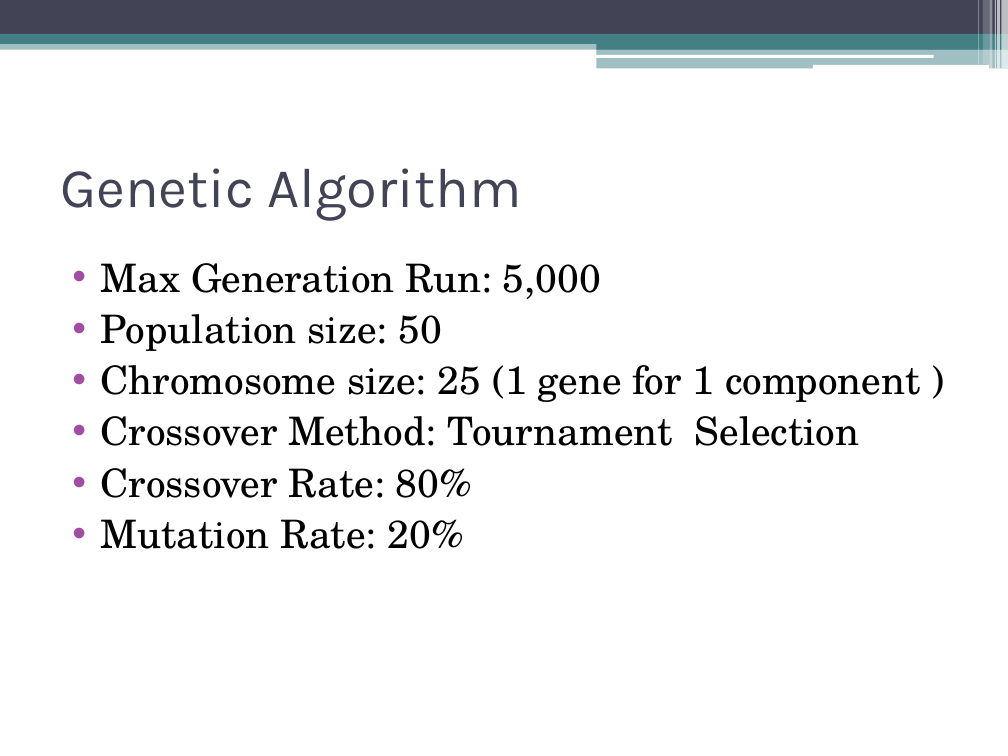
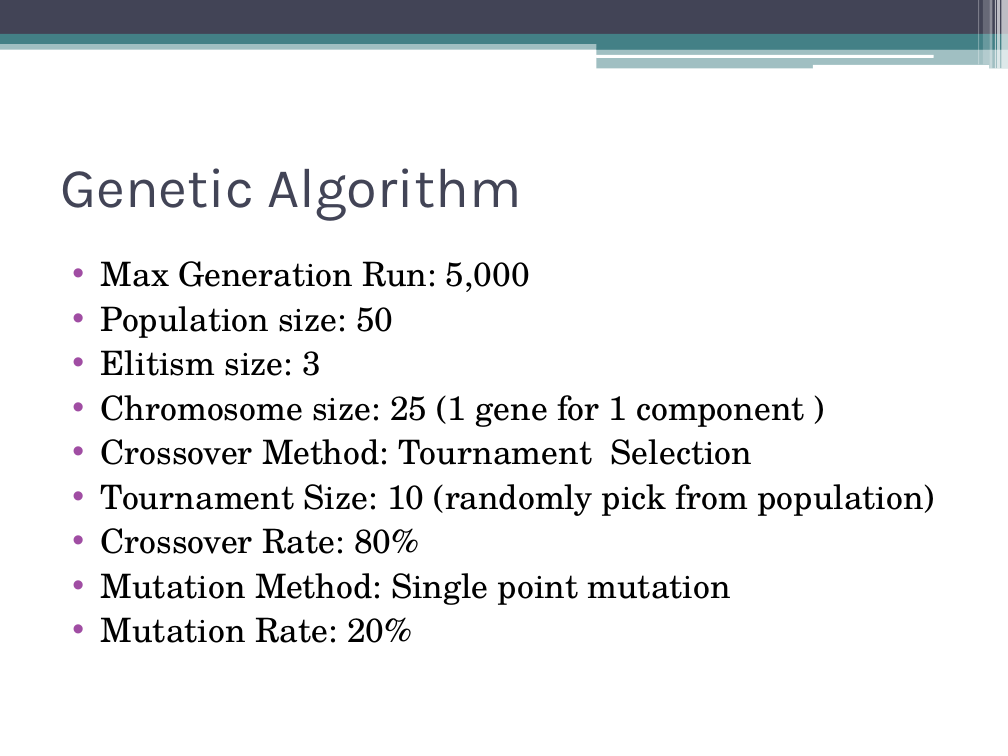
Before and after one commit to spicydog/CPE614-Component-Allocation-GA, a slide deck: slide 11 of Presentation.pptx. Drawn at 1008x756 pixels with LibreOffice and Linux fonts; fonts in the diff are those of the drawing. Boxes give left, top, right and bottom in pixels: in the first picture for what was removed or moved away, otherwise in the second. Text is boxed around its words. In the diff, an @@ line names an element or a change of style, - is before the commit and + after.

Commit message:
Update presentation

```diff
--- a/Presentation.pptx
+++ b/Presentation.pptx
@@ text at [101, 261, 805, 643]: size 28 to 24 pt in "Max Generation Run: 5,000", "Population size: 50", "Chromosome size: 25 (1 gene for 1 ...", "Crossover Method: Tournament Selection" and 2 more places @@
@@ text at [101, 350, 321, 376]: paragraph added @@
+• Elitism size: 3
@@ text at [101, 484, 935, 516]: paragraph added @@
+• Tournament Size: 10 (randomly pick from population)
@@ text at [101, 573, 731, 605]: paragraph added @@
+• Mutation Method: Single point mutation
```
Also in this commit, not shown: 1 other file.
